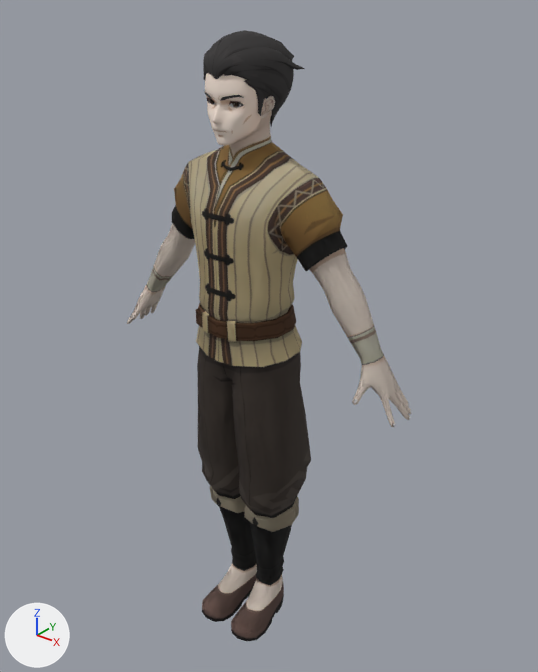
Two versions of the glTF model Chef Mao/Chef Mao.glb, one commit apart.
Before and after are seen from a 50 mm camera at (1.276, -1.493, 1.986) aimed at (0.024, 0.072, 1.015). Every picture has the same lights, and +X, +Y and +Z are marked at lower left. The first picture is the older version.

In view in the first picture: 'Body_UV3', 'Face', 'Hair'.
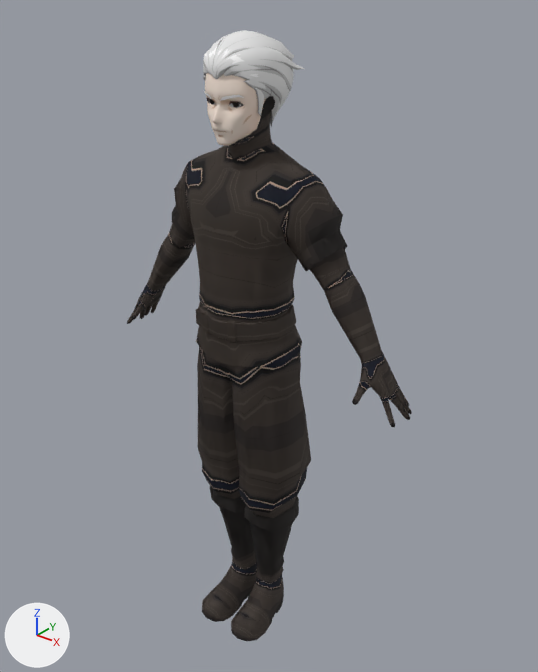
What changed in the scene script:
```text
Add img_npc_male_hair011_tex_diffuse:
    img_npc_male_hair011_tex_diffuse = load_image('NPC_Male_Hair011_Tex_Diffuse', '_unpacked/NPC_Male_Hair011_Tex_Diffuse', 512, 512, 'sRGB')
Change mat_npc_male_liyue_03_body001_mat:
    mat_npc_male_liyue_03_body001_mat.roughness: 1.0 -> 0.85
Change mat_npc_male_hair011_mat:
    mat_npc_male_hair011_mat.texture: img_npc_male_hair011_tex_diffuse_colored -> img_npc_male_hair011_tex_diffuse  # with its transparency
    mat_npc_male_hair011_mat.roughness: 1.0 -> 0.85
```

Boxes [x1, y1, x2, y2] around the edits, measured in the pictures (538 x 672 px):
'Body_UV3', surface changed (darker)
    both: [127, 96, 412, 640]
'Body', surface changed (darker)
    both: [127, 96, 412, 640]
'Hair', surface changed (black to white)
    both: [203, 30, 305, 127]
